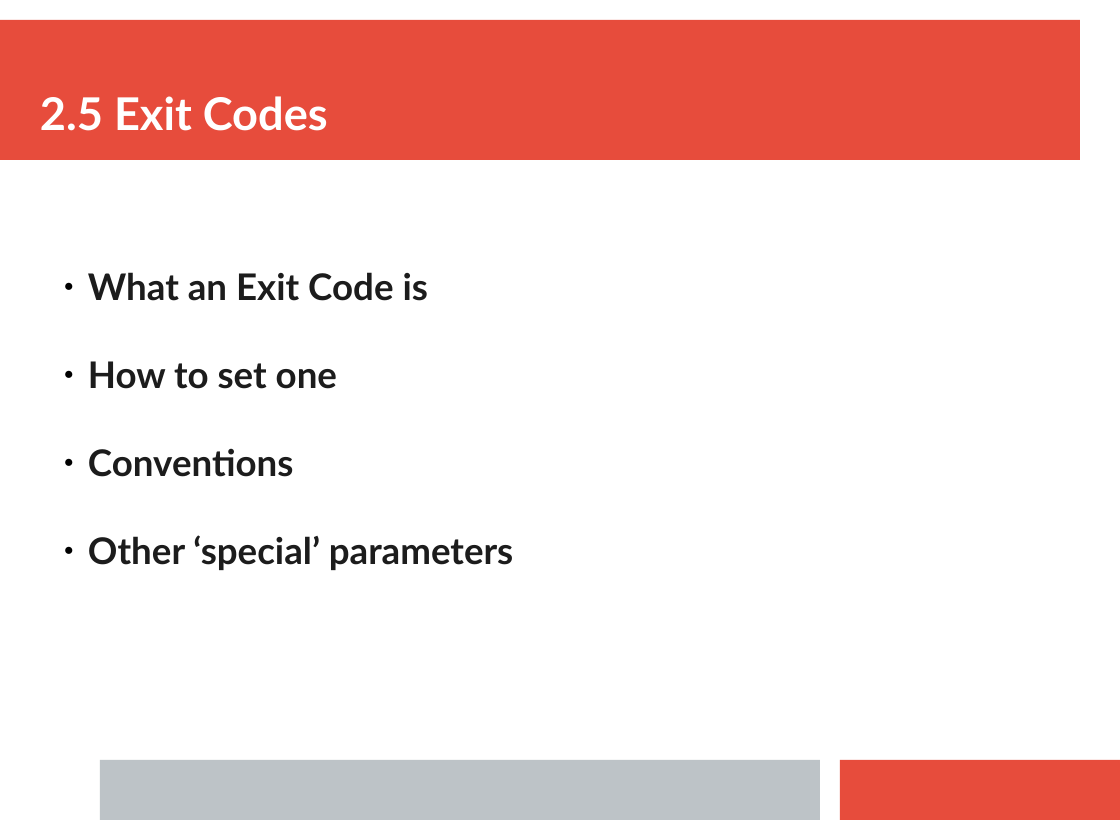
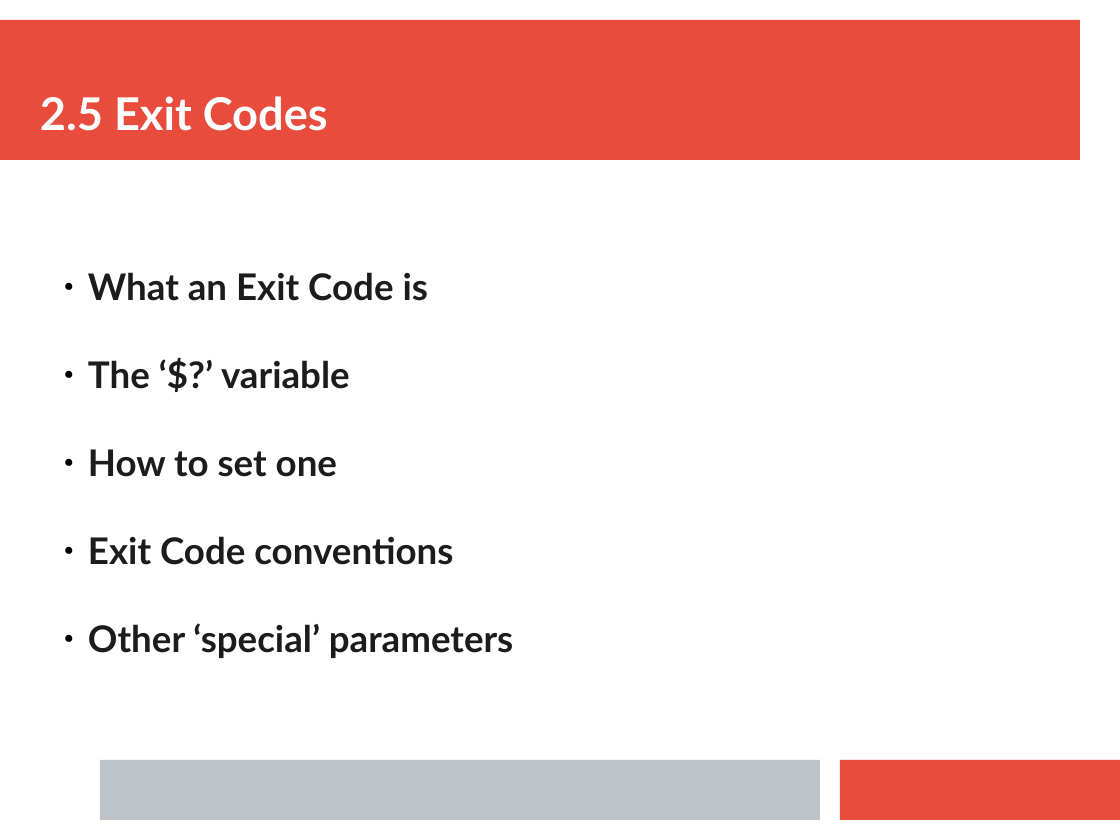
Before and after one commit to ianmiell/introduction-to-bash, a slide deck: slide 37 of slides/introduction_to_bash.pptx (slide 61 before the commit). Drawn at 1120x840 pixels with LibreOffice and Linux fonts; fonts in the diff are those of the drawing. Boxes give left, top, right and bottom in pixels: in the first picture for what was removed or moved away, otherwise in the second. Text is boxed around its words. In the diff, an @@ line names an element or a change of style, - is before the commit and + after.

```diff
--- a/slides/introduction_to_bash.pptx
+++ b/slides/introduction_to_bash.pptx
@@ text at (88,360,350,389): paragraph added @@
+  ● The ‘$?’ variable
@@ text at (88,536,453,565): text changed @@
-  ● Conventions
+  ● Exit Code conventions
```
Also in this commit, not shown: 43 other slides changed, 1 slide added, 10 slides removed, 27 other files.
